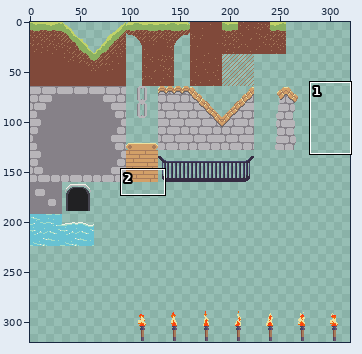
Two versions of one pixel-art file, assets/tileset/tileset.ase. Above: a wide view before the commit, with the close-up outlined.
Close-up. Earlier state:
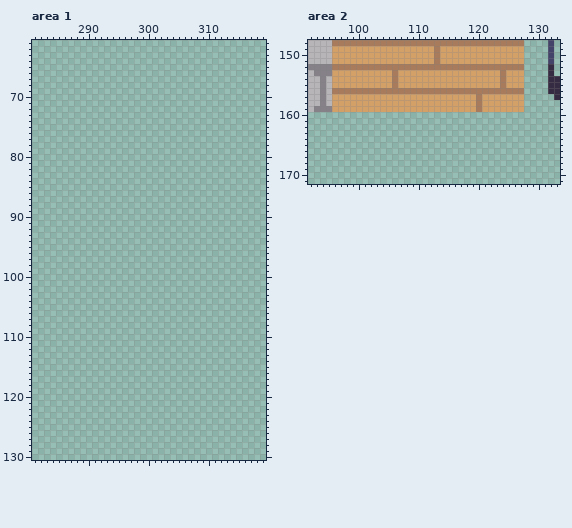
320x320 pixels, 1 frame. Shown: area 1: x 281..319, y 61..130; area 2: x 92..133, y 148..171.
After the commit:
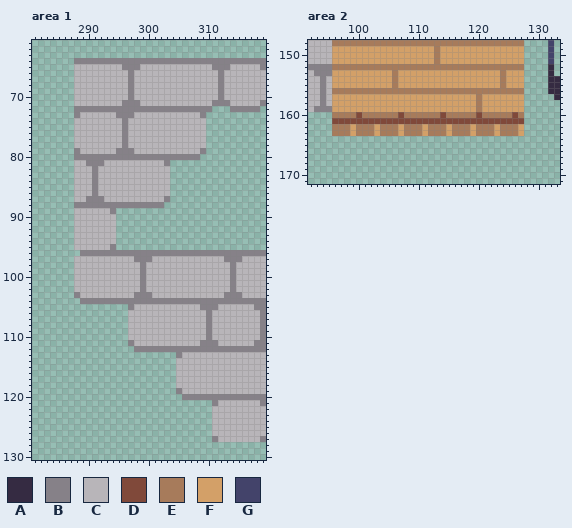
Palette (. is transparent): A #352b42  B #868188  C #b8b5b9  D #80493a  E #a77b5b  F #d3a068  G #43436a
Commit: add tiles detail
Change:
Area 1, layer "Layer 1":
y 64: x 288..319 ................................ -> BBBBBBBBBBBBBBBBBBBBBBBBBBBBBBBB
y 65: x 288..319 ................................ -> CCCCCCCCBBBCCCCCCCCCCCCBBBCCCCCB
y 66..70: x 288..319 ................................ -> CCCCCCCCCBCCCCCCCCCCCCCCBCCCCCCC
y 71: x 288..319 ................................ -> CCCCCCCCBBBCCCCCCCCCCCCBBBCCCCCB
y 72: x 288..310 ....................... -> BBBBBBBBBBBBBBBBBBBBBBB; x 314..318 ..... -> BBBBB
y 73: x 288..309 ...................... -> BCCCCCCBBBCCCCCCCCCCCB
y 74..78: x 288..309 ...................... -> CCCCCCCCBCCCCCCCCCCCCC
y 79: x 288..309 ...................... -> BCCCCCCBBBCCCCCCCCCCCB
y 80: x 288..308 ..................... -> BBBBBBBBBBBBBBBBBBBBB
y 81: x 288..303 ................ -> CCBBBCCCCCCCCCCB
y 82..86: x 288..303 ................ -> CCCBCCCCCCCCCCCC
y 87: x 288..303 ................ -> CCBBBCCCCCCCCCCB
y 88: x 288..302 ............... -> BBBBBBBBBBBBBBB
y 89: x 288..294 ....... -> CCCCCCB
y 90..94: x 288..294 ....... -> CCCCCCC
y 95: x 288..294 ....... -> CCCCCCB
y 96: x 289..319 ............................... -> BBBBBBBBBBBBBBBBBBBBBBBBBBBBBBB
y 97: x 288..319 ................................ -> CCCCCCCCCCBBBCCCCCCCCCCCCBBBCCCC
y 98..102: x 288..319 ................................ -> CCCCCCCCCCCBCCCCCCCCCCCCCCBCCCCC
y 103: x 288..319 ................................ -> BCCCCCCCCCBBBCCCCCCCCCCCCBBBCCCC
y 104: x 289..319 ............................... -> BBBBBBBBBBBBBBBBBBBBBBBBBBBBBBB
y 105: x 297..319 ....................... -> BCCCCCCCCCCCBBBCCCCCCBB
y 106..110: x 297..319 ....................... -> CCCCCCCCCCCCCBCCCCCCCCB
y 111: x 297..319 ....................... -> BCCCCCCCCCCCBBBCCCCCCBB
y 112: x 298..319 ...................... -> BBBBBBBBBBBBBBBBBBBBBB
y 113: x 305..319 ............... -> BCCCCCCCCCCCCCC
y 114..118: x 305..319 ............... -> CCCCCCCCCCCCCCC
y 119: x 305..319 ............... -> BCCCCCCCCCCCCCC
y 120: x 306..319 .............. -> BBBBBBBBBBBBBB
y 121: x 311..319 ......... -> BCCCCCCCB
y 122..126: x 311..319 ......... -> CCCCCCCCC
y 127: x 311..319 ......... -> BCCCCCCCB
Area 2, layer "Layer 1":
y 160: x 96..127 ................................ -> EEEEDEEEEEEDEEEEEEDEEEEEDEEEEEDE
y 161: x 96..127 ................................ -> DDDDDDDDDDDDDDDDDDDDDDDDDDDDDDDD
y 162..163: x 96..127 ................................ -> EEEFEEEFEEEFEEEFEEEFEEEFEEEFEEEF
